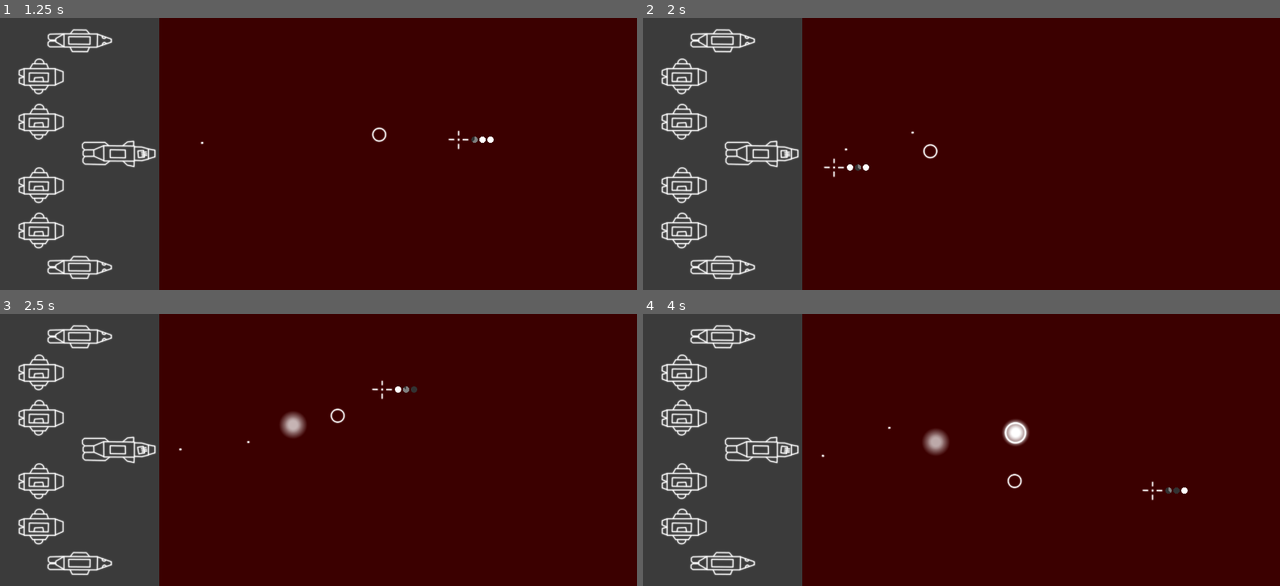
Above: before the commit, frames 1-4 (two rows, left to right).
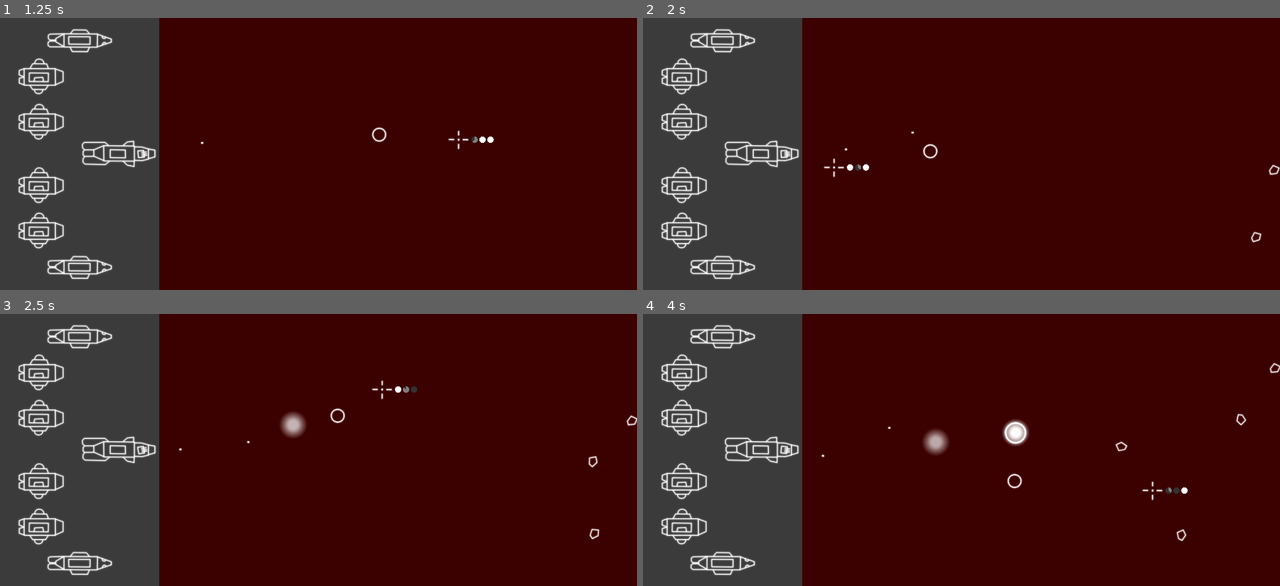
Above: after the commit, the same moments.

Repository: couaky/crossing-the-field
Game: Godot game, scene res://main/Main.tscn
Two runs of this game, one before a commit and one after it. Both use one fixed random seed, a clock stepped at 60 frames per second and the inputs below.
Inputs (mouse positions are in pixels of both pictures, inside the frame that each line leads up to):
- Up to frame 1 (1.25 s): move the mouse to (458, 140) at 0.52 s; tap Q (fire_cannons) at 0.6 s
- Up to frame 2 (2 s): move the mouse to (834, 167) at 1.27 s; tap Q (fire_cannons) at 1.35 s
- Up to frame 3 (2.5 s): move the mouse to (382, 390) at 2.02 s; tap Q (fire_cannons) at 2.1 s
- Up to frame 4 (4 s): move the mouse to (929, 504) at 2.77 s; tap Q (fire_cannons) at 2.85, 3.6 s; move the mouse to (1152, 490) at 3.52 s

Frame 1 is identical in both runs. In frame 2, less than 0.1% of the frame differs, in the area x 95-100%, y 53-83%; in frame 3, 0.1%; in frame 4, 0.2%, in the area x 74-100%, y 17-84%.

Commit message:
Asteroid Explosion + new speed generation

Diff:
--- a/components/Asteroid.gd
+++ b/components/Asteroid.gd
@@ -2,11 +2,11 @@
 extends Area2D
 
 
+export var explosion_scene: PackedScene
+
 var max_rotation_speed: float = 90.0
 var rotation_speed: float = 0
 
-var min_velocity: float = 100
-var max_velocity: float = 200
 var velocity: float = 0
 var direction: Vector2 = Vector2.ZERO
 
@@ -15,12 +15,18 @@
 	direction = (target - position).normalized()
 
 
+func _explode():
+	var new_explosion = explosion_scene.instance() as Explosion
+	get_node("/root").add_child(new_explosion)
+	new_explosion.position = global_position
+	new_explosion.asteroid_explosion()
+	queue_free()
+
+
 func _ready():
 	rotation_speed = rand_range(-max_rotation_speed, max_rotation_speed)
 	# Convert to radian
 	rotation_speed = rotation_speed / 360 * 2 * PI
-
-	velocity = rand_range(min_velocity, max_velocity)
 
 
 func _process(delta: float):
@@ -32,4 +38,4 @@
 
 
 func _on_Asteroid_area_shape_entered(area_rid, area, area_shape_index, local_shape_index):
-	queue_free()
+	_explode()
--- a/components/Asteroid.tscn
+++ b/components/Asteroid.tscn
@@ -1,7 +1,8 @@
-[gd_scene load_steps=4 format=2]
+[gd_scene load_steps=5 format=2]
 
 [ext_resource path="res://assets/AsteroidM.png" type="Texture" id=1]
 [ext_resource path="res://components/Asteroid.gd" type="Script" id=2]
+[ext_resource path="res://components/Explosion.tscn" type="PackedScene" id=3]
 
 [sub_resource type="CircleShape2D" id=1]
 radius = 11.0
@@ -10,6 +11,7 @@
 collision_layer = 2
 collision_mask = 7
 script = ExtResource( 2 )
+explosion_scene = ExtResource( 3 )
 
 [node name="Sprite" type="Sprite" parent="."]
 scale = Vector2( 0.35, 0.35 )
--- a/components/Explosion.gd
+++ b/components/Explosion.gd
@@ -7,5 +7,10 @@
 	$AnimationPlayer.play("ShellExplosion")
 
 
+func asteroid_explosion():
+	$Sprite.scale = Vector2(0.3, 0.3)
+	$AnimationPlayer.play("AsteroidExplosion")
+
+
 func _on_AnimationPlayer_animation_finished(anim_name):
 	queue_free()
--- a/components/Explosion.tscn
+++ b/components/Explosion.tscn
@@ -1,7 +1,23 @@
-[gd_scene load_steps=5 format=2]
+[gd_scene load_steps=6 format=2]
 
 [ext_resource path="res://assets/Explosion.png" type="Texture" id=1]
 [ext_resource path="res://components/Explosion.gd" type="Script" id=2]
+
+[sub_resource type="Animation" id=3]
+resource_name = "AsteroidExplosion"
+length = 0.5
+tracks/0/type = "value"
+tracks/0/path = NodePath("Sprite:modulate")
+tracks/0/interp = 1
+tracks/0/loop_wrap = true
+tracks/0/imported = false
+tracks/0/enabled = true
+tracks/0/keys = {
+"times": PoolRealArray( 0, 0.1, 0.5 ),
+"transitions": PoolRealArray( 1, 1, 1 ),
+"update": 0,
+"values": [ Color( 1, 1, 1, 0 ), Color( 1, 1, 1, 1 ), Color( 1, 1, 1, 0 ) ]
+}
 
 [sub_resource type="Animation" id=1]
 length = 0.001
@@ -44,6 +60,7 @@
 texture = ExtResource( 1 )
 
 [node name="AnimationPlayer" type="AnimationPlayer" parent="."]
+anims/AsteroidExplosion = SubResource( 3 )
 anims/RESET = SubResource( 1 )
 anims/ShellExplosion = SubResource( 2 )
 
--- a/main/AsteroidSpawner.gd
+++ b/main/AsteroidSpawner.gd
@@ -4,6 +4,12 @@
 export var asteroid_scene: PackedScene
 
 var chance_to_spawn = 0.5
+
+var asteroid_mean_speed: float = 100
+var asteroid_deviation: float = 50
+var asteroid_min_speed: float = 50
+
+var rng = RandomNumberGenerator.new()
 
 
 func _spawn_asteroid():
@@ -19,6 +25,7 @@
 	add_child(new_asteroid)
 	new_asteroid.position = spawn_position
 	new_asteroid.go_to(target_position)
+	new_asteroid.velocity = max(rng.randfn(asteroid_mean_speed, asteroid_deviation), asteroid_min_speed)
 
 
 func _on_SpawnTimer_timeout():
--- a/main/Main.gd
+++ b/main/Main.gd
@@ -2,9 +2,16 @@
 
 
 # TODOs
-#	Asteroids explosions
 #	Fleet management -> shot permission + game over
-#	Next steps
+#	Some adjustments -> first playable version
+#	Fire torpedoes
+#	Ship explosion
+#	Score
+#	Better asteroid wave management
+#	Finalize UI and game states
+#	Final adjustments -> almost final version
+#	Post process green effect -> final version
+#	Next steps ?
 
 
 func _ready():
--- a/main/Main.tscn
+++ b/main/Main.tscn
@@ -14,6 +14,7 @@
 
 [node name="SpawnTimer" type="Timer" parent="AsteroidSpawner"]
 wait_time = 0.5
+autostart = true
 
 [node name="PlayerFleet" parent="." instance=ExtResource( 4 )]
 
